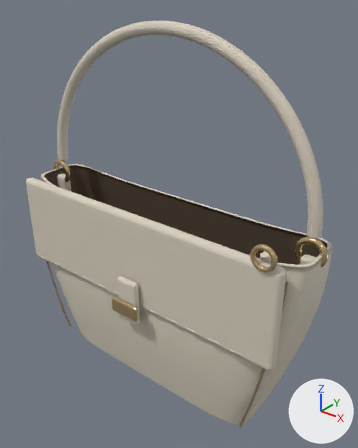
The glTF model public/assets/models/atelier-shoulder.glb as it was, and as the next commit left it.
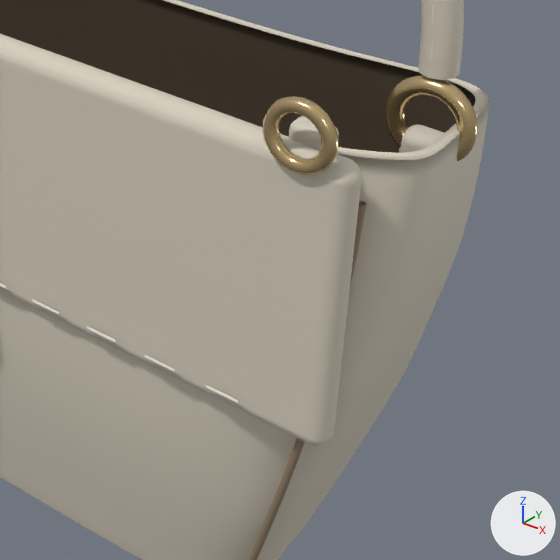
Old and new are each drawn whole from a camera (50 mm lens) standing at (3.359, -3.929, 2.801) and looking at (0.196, 0.024, 0.35) and again close up on the part from 43% to 100% of the width and 47% to 92% of the height. The axes (+X, +Y, +Z) are drawn at lower right. The lights are the same throughout. The older version's two pictures come first. Vertices at exactly the same position are counted once.

In view in the first close-up: 'Champagne hardware', 'Ivory grained leather — Poly Haven scanned normal', 'Sand edge paint', 'Shoulder / hollow rounded leather shell' and 1 more.
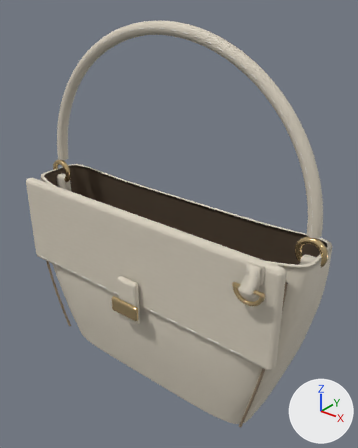
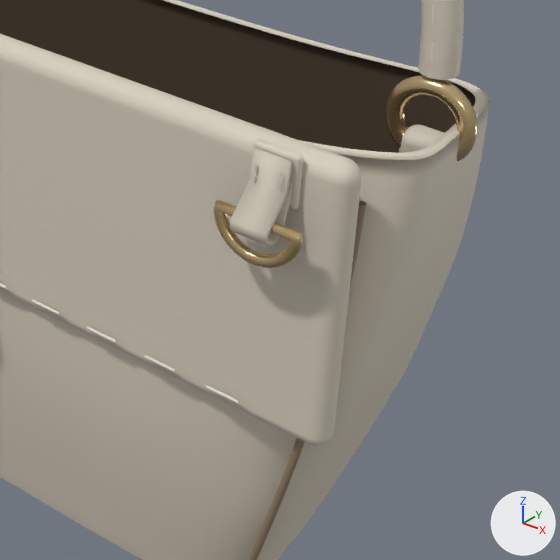
Where the change shows, as pixel boxes [x1, y1, x2, y2] in the close-ups (560 x 560 px; the box of a moved part takes in the faces that stretch with it):
'Champagne hardware', reshaped
    before: [262, 75, 478, 175]
    after: [214, 75, 478, 268]
part 1 of me_cube_009, moved or reshaped
    before: [262, 96, 338, 175]
    after: [214, 200, 303, 268]
part 2 of me_cube_007, added
    after: [230, 148, 292, 247]
part 3 of me_cube_007, moved or reshaped
    before: [289, 116, 339, 150]
    after: [253, 139, 303, 210]
part 4 of me_cube_007, surface changed
    before: [289, 121, 337, 140]
    after: [254, 142, 299, 157]

The change, as a list of edits to the scene's bpy script:
```text
Change me_cube_009:
    used by ob_champagne_hardware; location = (0.0, -0.706, -0.49)
    remove me_cube_009.from_pydata(...)  # 1416 vertices, 2828 faces; spans x -1.95..1.95, y -0.03..0.74, z -0.09..1.31
    add me_cube_009.from_pydata(...)  # 1426 vertices, 2848 faces; spans x -1.95..1.95, y -0.03..0.74, z -0.09..1.19
    me_cube_009 part 1: 396 vertices moved from x 1.49..1.75, y 0.08..0.13, z 1.05..1.31 to x 1.39..1.71, y -0.02..0.03, z 0.73..0.9; 4 vertices removed from x 1.7..1.73, y 0.11..0.13, z 1.17..1.18; 14 vertices added at x 1.41..1.71, y -0.02..0.03, z 0.88..0.9
Change me_cube_007:
    used by ob_ivory_grained_leather___poly_haven_scanned_normal; location = (0.0, -0.527, 0.05)
    remove me_cube_007.from_pydata(...)  # 1886 vertices, 3732 faces; spans x -1.88..1.88, y -0.15..0.64, z -0.75..2.42
    add me_cube_007.from_pydata(...)  # 1968 vertices, 3892 faces; spans x -1.88..1.88, y -0.23..0.64, z -0.75..2.42
    me_cube_007 part 2: a new loose piece of 100 vertices spanning x 1.49..1.62, y -0.23..-0.07, z 0.29..0.56, in mat_ivory_grained_leather___poly_haven_scanned_normal
    me_cube_007 part 3: 100 vertices moved from x 1.52..1.67, y 0.01..0.1, z 0.28..0.62 to x 1.46..1.63, y -0.09..-0.06, z 0.37..0.57; 116 vertices removed from x 1.52..1.68, y 0.01..0.1, z 0.28..0.62; 98 vertices added at x 1.46..1.64, y -0.09..-0.06, z 0.37..0.57
    me_cube_007 part 4: 101 kept faces spanning x 1.46..1.63, y -0.09..-0.06, z 0.37..0.57 get new texture (UV) coordinates
```
